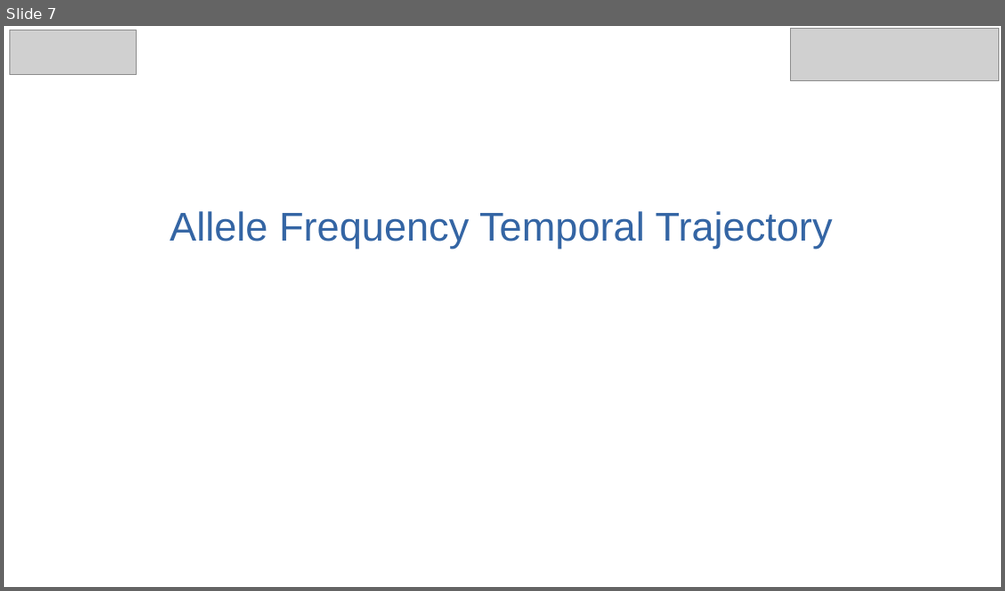
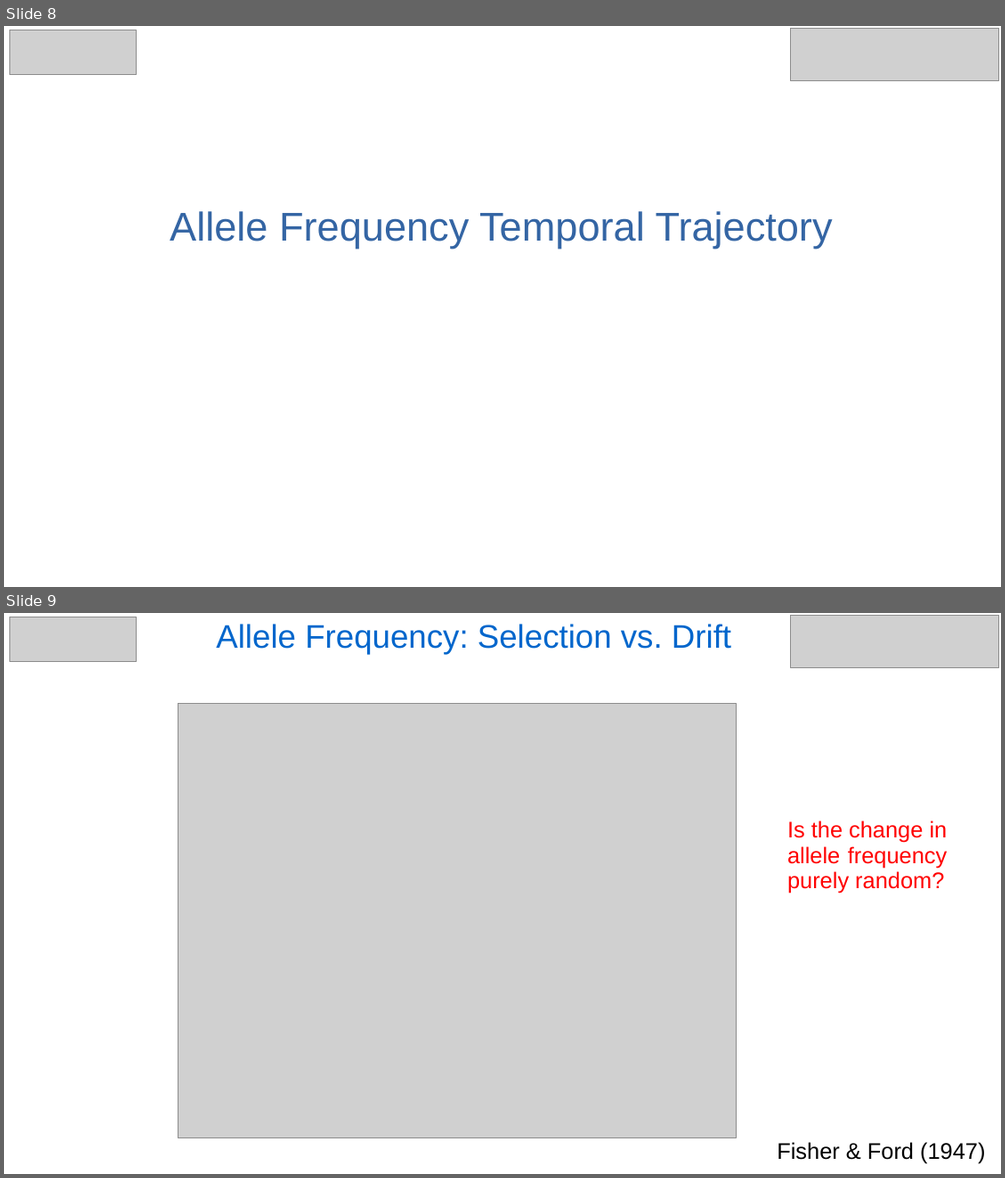
Before and after one commit to NikolayOskolkov/PopGen_PopStructure, a slide deck: slides/Day4/selection.ppt. Shown one above the other, each under a label of ours: slide 7 before the commit, slides 8 and 9 after it. The pictures are 1005x591 and 1005x1178 pixels, drawn with LibreOffice and Linux fonts; fonts in the diff are those of the drawing; grey boxes stand for pictures. Boxes give left, top, right and bottom in pixels: in the first picture for what was removed or moved away, otherwise in the second. Text is boxed around its words. In the diff, an @@ line names an element or a change of style, - is before the commit and + after.

```diff
--- a/slides/Day4/selection.ppt
+++ b/slides/Day4/selection.ppt
@@ slide 9 added at (4,613,1001,1174), background #FFFFFF @@
@@ picture added at (10,617,137,662) @@
@@ text added at (216,624,731,655), 26 pt, text #0066CC @@
+Allele Frequency: Selection vs. Drift
@@ picture added at (791,615,999,668) @@
@@ picture added at (178,704,736,1137) @@
@@ text added at (787,820,947,893), 18 pt, text #FF0000 @@
+Is the change in
+allele frequency
+purely random?
@@ text added at (777,1142,985,1164), 18 pt, text #000000 @@
+Fisher & Ford (1947)
@@ what was slide 7 is now slide 8 @@
```
Also in this commit, not shown: 6 other files.
